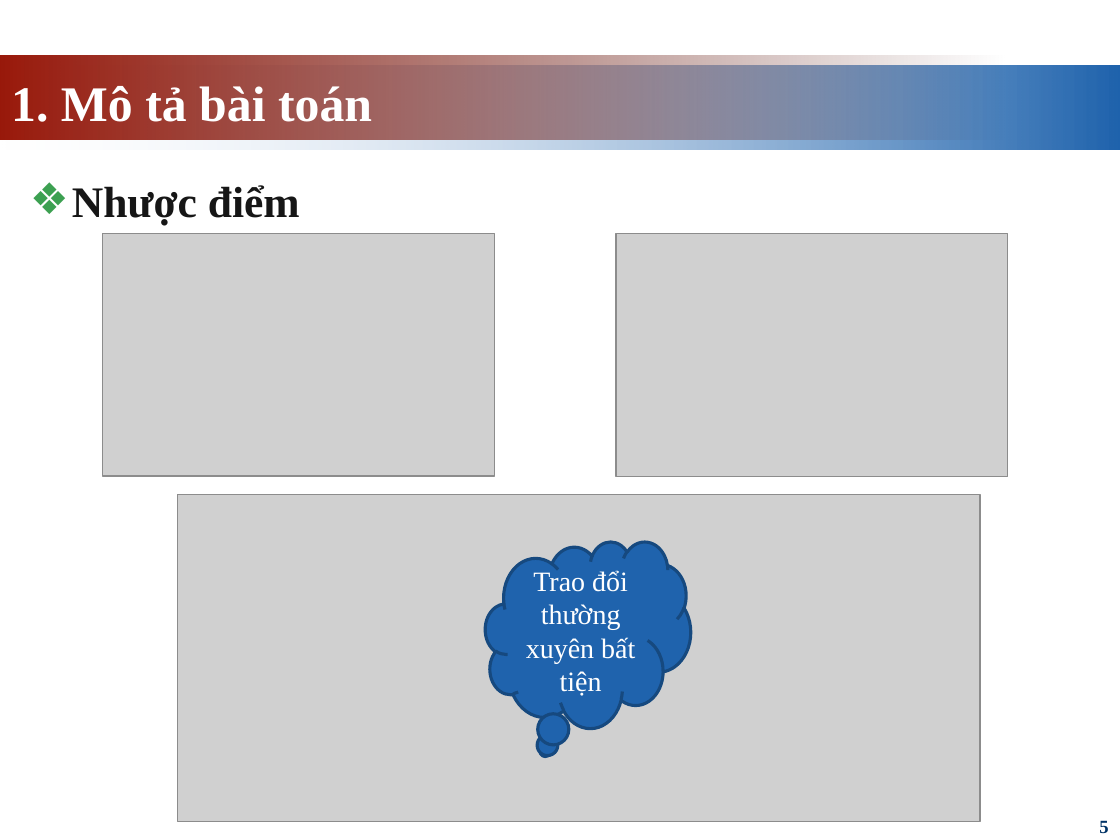
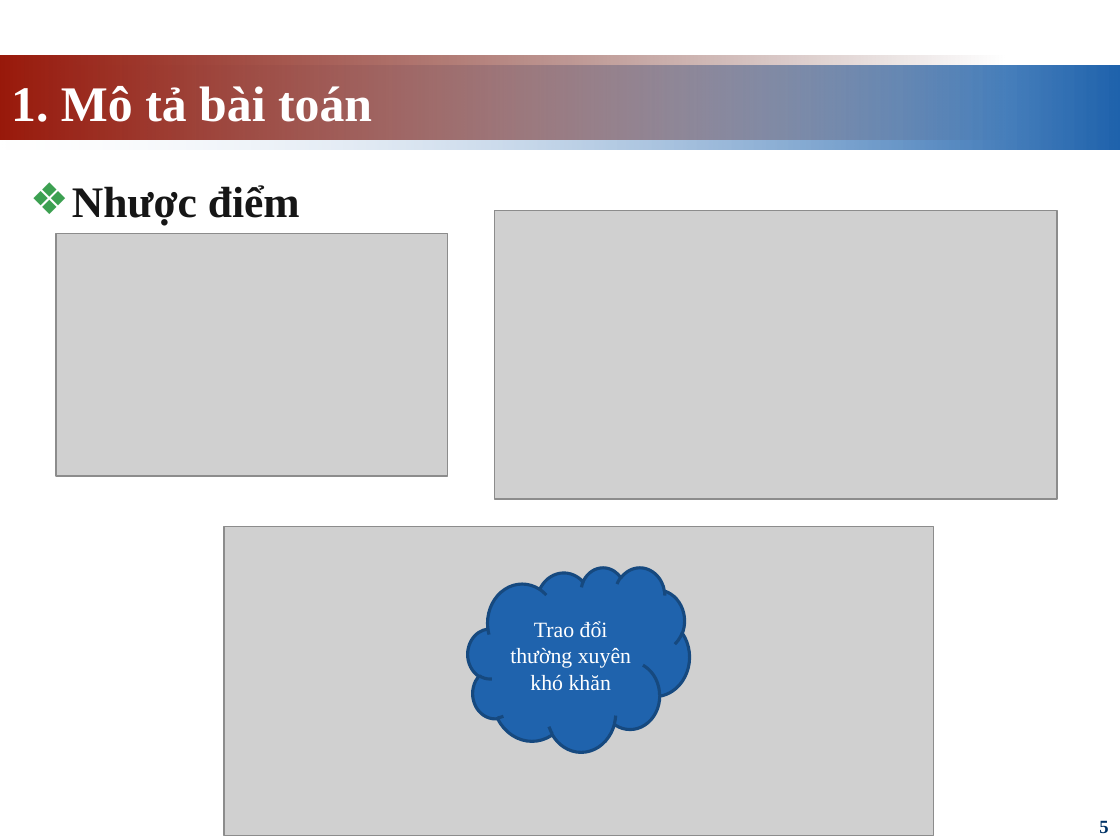
Before and after one commit to giangdoan164/Do_an, a slide deck: slide 5 of docs/Thuyết trình/Thuyết Trình.pptx. Drawn at 1120x840 pixels with LibreOffice and Linux fonts; fonts in the diff are those of the drawing; grey boxes stand for pictures. Boxes give left, top, right and bottom in pixels: in the first picture for what was removed or moved away, otherwise in the second. Text is boxed around its words. In the diff, an @@ line names an element or a change of style, - is before the commit and + after.

```diff
--- a/docs/Thuyết trình/Thuyết Trình.pptx
+++ b/docs/Thuyết trình/Thuyết Trình.pptx
@@ picture: place and size @@
-picture at (103,233,495,476)
+picture at (56,233,448,476)
@@ picture: place and size @@
-picture at (616,233,1008,476)
+picture at (495,211,1057,500)
@@ picture: place and size @@
-picture at (177,495,980,822)
+picture at (224,526,933,836)
@@ cloud "Trao đổi thường xuyên khó ...": place and size @@
-cloud "Trao đổi thường xuyên khó ..." at (485,541,690,728)
+cloud "Trao đổi thường xuyên khó ..." at (468,567,690,752)
@@ cloud "Trao đổi thường xuyên khó ..." at (468,567,690,752): thought cloud to cloud @@
@@ text in cloud at (510,621,631,691): text changed; size 18 to 14 pt @@
-Trao đổi thường xuyên bất tiện
+Trao đổi thường xuyên khó khăn
```
Also in this commit, not shown: 15 other files.
